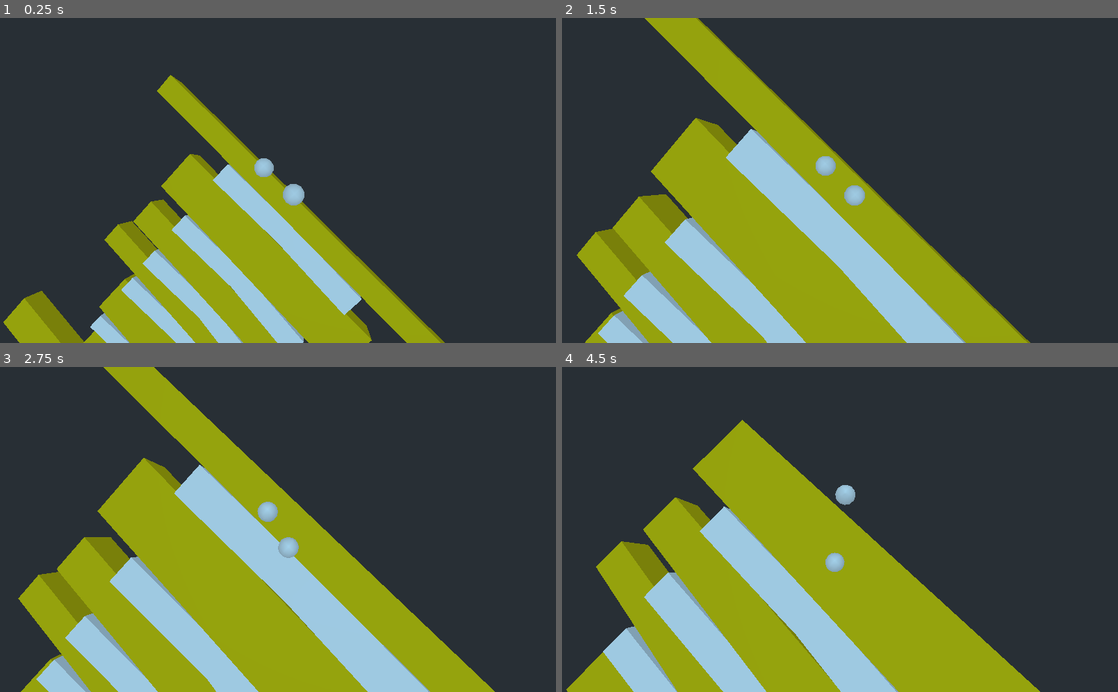
Above: before the commit, frames 1-4 (two rows, left to right).
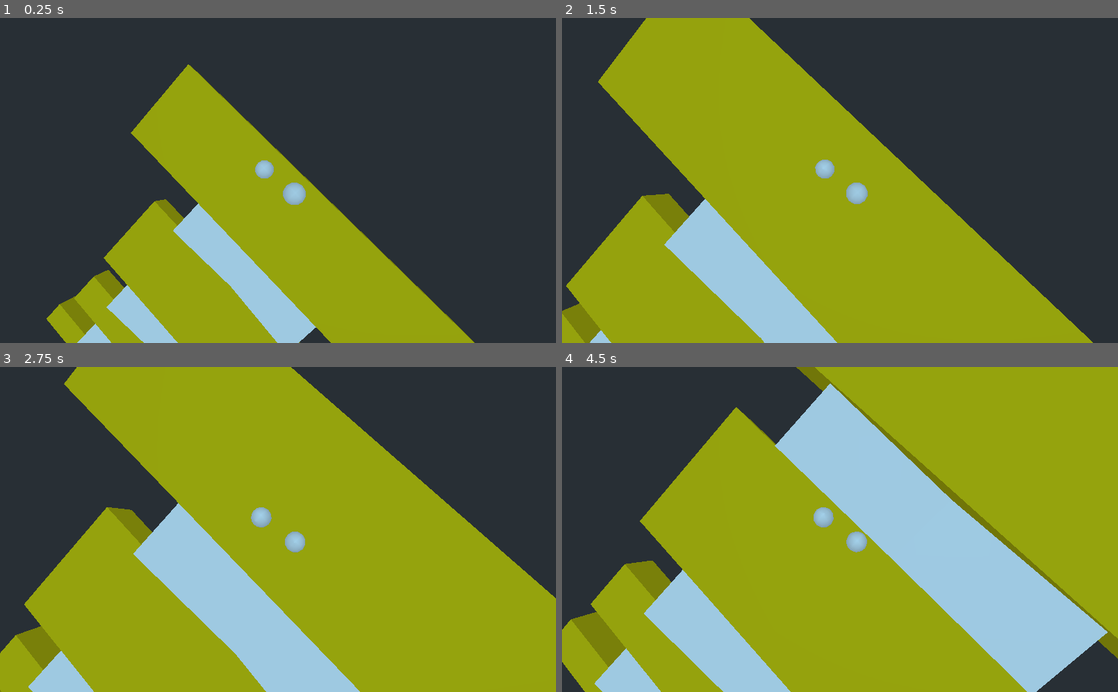
Above: after the commit, the same moments.

Repository: dmgarland/xylophone
Game: Godot game, scene res://Main.tscn
The game is run twice, just before and just after one commit, with the same random seed, the same clock (stepped at 60 frames per second) and the same inputs.
Inputs:
- Up to frame 1 (0.25 s): no input
- Up to frame 2 (1.5 s): no input
- Up to frame 3 (2.75 s): no input
- Up to frame 4 (4.5 s): no input

The runs differ from the first frame. In frame 1, 18% of the frame differs, in the area x 0-86%, y 14-100%; in frame 2, 30%; in frame 3, 53%; in frame 4, 55%, in the area x 0-100%, y 0-100%.

Commit message:
better width calculations

Diff:
--- a/Main.gd
+++ b/Main.gd
@@ -17,7 +17,7 @@
 
 	for i in range(polyphony):
 		var sphere = Ball.instance()
-		sphere.translate(Vector3(-3 + i * 2, 10 + i, 1))
+		sphere.translate(Vector3(-3 + i * 2, 10 + i * 2, 3))
 		add_child(sphere)
 		spheres.append(sphere)
 
@@ -28,14 +28,15 @@
 	var note = Note.instance()
 	note.polyphony = polyphony
 	note.steps = r.randi_range(-12, 12)
-	note.beats = r.randi_range(1, 8) * 0.25
+	note.beats = r.randi_range(2, 12)
 	var y: float = (notes_played * 2)
-	note.translate(Vector3(0, -y, z))
-	note.rotate_x(deg2rad(12))
+
 	note.connect("note_ended", self, "add_note")
-	add_child(note)
-	z += note.width()
+	var resized = note.resize_and_translate(y, z)
+	add_child(resized)
+	z+=resized.width()
 	notes_played += 1
+
 
 func _process(_delta):
 	var target = Vector3.ZERO
--- a/Note.gd
+++ b/Note.gd
@@ -24,16 +24,29 @@
 		to_fill -= 1
 
 func width():
-	return $note.depth + $slope_left/box.depth
+	return $note.depth + $slopes/slope_left/box.depth
+
+func resize_and_translate(y, z):
+	$note.width = (24 - steps)
+	print(beats)
+	$note.depth = beats
+	#print("block width is %s", $note.depth)
+	$note.translate(Vector3(0, -y  * 0.7, z + $note.depth / 2.0))
+	#print("and the notes %s", $note.depth / 2.0)
+	#print("so i'll move the slopes %s", $note.depth + $slopes/slope_left/box.depth / 2)
+	$slopes.translate(Vector3(0, -y  * 0.7, z + ($note.depth + $slopes/slope_left/box.depth / 2)))
+
+	#print('====')
+
+	rotate_x(deg2rad(12))
+	#translate(Vector3(0, -y, 0))
+	#print(z)
+
+	#print(width())
+	return self
 
 func _ready():
 	pulse_hz = ref_freq * pow(A, steps)
-	$note.width = (24 - steps)
-	$note.depth = $note.depth * (beats + 0.75)
-	translate(Vector3(0, 0, $note.depth / 2))
-
-	$slope_left.translate(Vector3(0, 0, ($note.depth / 2 - $slope_left/box.depth / 2)))
-	$slope_right.translate(Vector3(0, 0, ($note.depth / 2 - $slope_right/box.depth / 2)))
 
 	for _i in range(polyphony):
 		var player = AudioStreamPlayer3D.new()
--- a/Note.tscn
+++ b/Note.tscn
@@ -13,24 +13,30 @@
 width = 16.0
 material = SubResource( 1 )
 
-[node name="slope_left" type="CSGCombiner" parent="."]
-transform = Transform( 1, 0, 0, 0, 1, 0, 0, 0, 1, -4, 0.75, 2 )
+[node name="slopes" type="CSGCombiner" parent="."]
 
-[node name="sheared" type="CSGBox" parent="slope_left"]
+[node name="slope_left" type="CSGCombiner" parent="slopes"]
+transform = Transform( 1, 0, 0, 0, 1, 0, 0, 0, 1, -4, 0, 0 )
+
+[node name="sheared" type="CSGBox" parent="slopes/slope_left"]
 transform = Transform( 1, -10, 0, 0, 1, 0, 0, 0, 1, 0, 0, 0 )
 width = 8.0
+depth = 4.0
 
-[node name="box" type="CSGBox" parent="slope_left"]
+[node name="box" type="CSGBox" parent="slopes/slope_left"]
 operation = 1
 width = 8.0
+depth = 4.0
 
-[node name="slope_right" type="CSGCombiner" parent="."]
-transform = Transform( 1, 0, 0, 0, 1, 0, 0, 0, 1, 4, 0.75, 2 )
+[node name="slope_right" type="CSGCombiner" parent="slopes"]
+transform = Transform( 1, 0, 0, 0, 1, 0, 0, 0, 1, 4, 0, 0 )
 
-[node name="sheared" type="CSGBox" parent="slope_right"]
+[node name="sheared" type="CSGBox" parent="slopes/slope_right"]
 transform = Transform( 1, 10, 0, 0, 1, 0, 0, 0, 1, 0, 0, 0 )
 width = 8.0
+depth = 4.0
 
-[node name="box" type="CSGBox" parent="slope_right"]
+[node name="box" type="CSGBox" parent="slopes/slope_right"]
 operation = 1
 width = 8.0
+depth = 4.0
